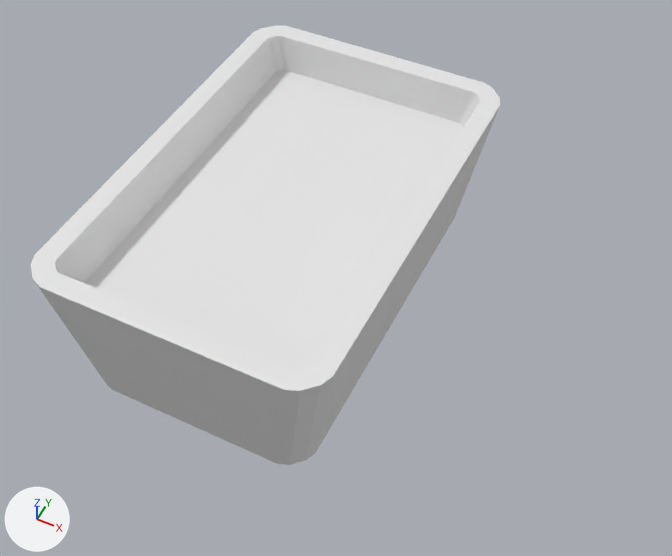
The FBX model models/ToppingBowl.fbx as it was, and as the next commit left it.
Rendered twice from a 50 mm camera at (0.00631, -0.00393, 0.00516) aimed at (0.00442, -0.00015, 0.00045). Arrows for +X, +Y and +Z are at lower left; the lights stay in place. Where no turn or scale is listed for an object, it has been applied to the vertices.

Names of what the first picture shows: 'ToppingBowl'.
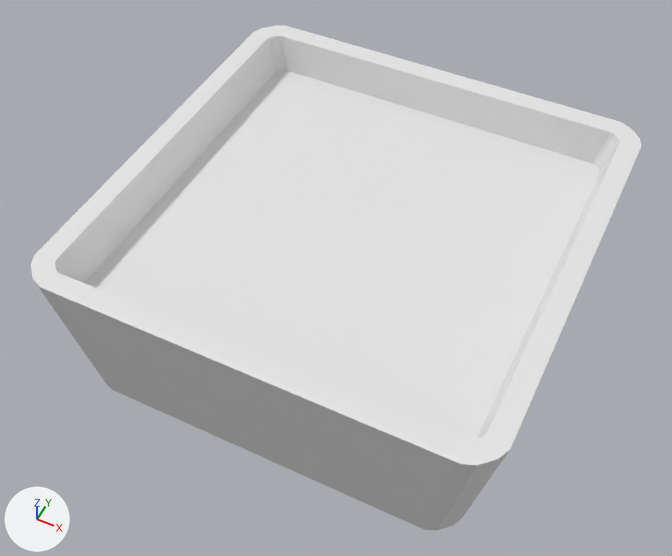
Commit message: added 2 more toppings

Location of each change, [x1, y1, x2, y2] in pixels of the pictures (672 x 556 px; the box of a moved part takes in the faces that stretch with it):
'ToppingBowl', reshaped (30% wider, 15% taller)
    before: [31, 25, 500, 465]
    after: [31, 25, 641, 531]
part 1 of me_toppingbowl, moved or reshaped
    before: [278, 83, 500, 465]
    after: [278, 83, 641, 531]

The change in detail:
me_toppingbowl has 64 vertices, 50 faces and spans x -0.0015..0.0005, y -0.0015..0.0015, z 0.0..0.00109.
me_toppingbowl is used by ob_toppingbowl; location (0.00448, 0.0, 0.0).
me_toppingbowl part 1: all 32 vertices in x 0.00014..0.0005, y -0.0015..0.0015, z 0.0..0.00109 are moved by (0.001, 0.0, 0.0).
